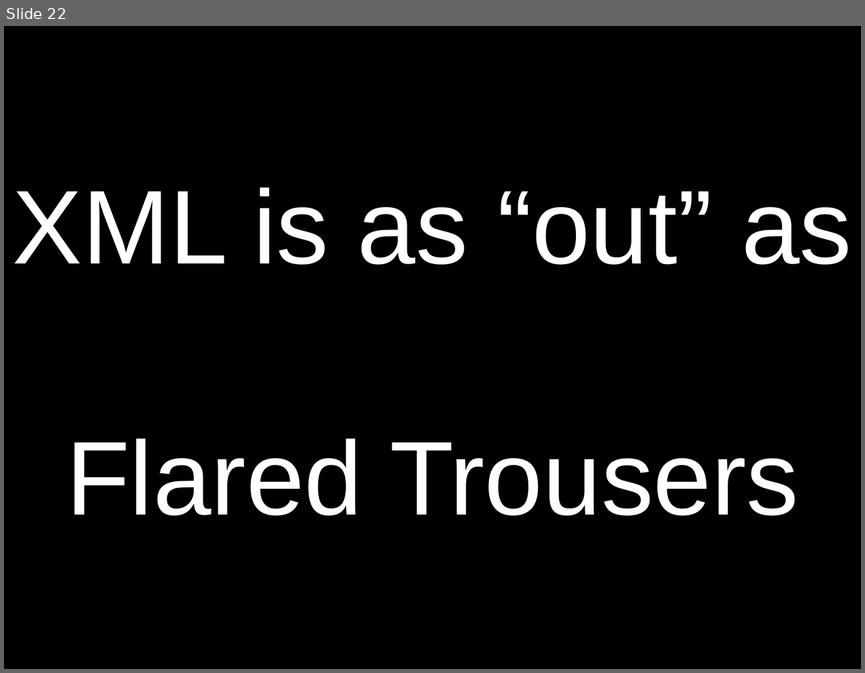
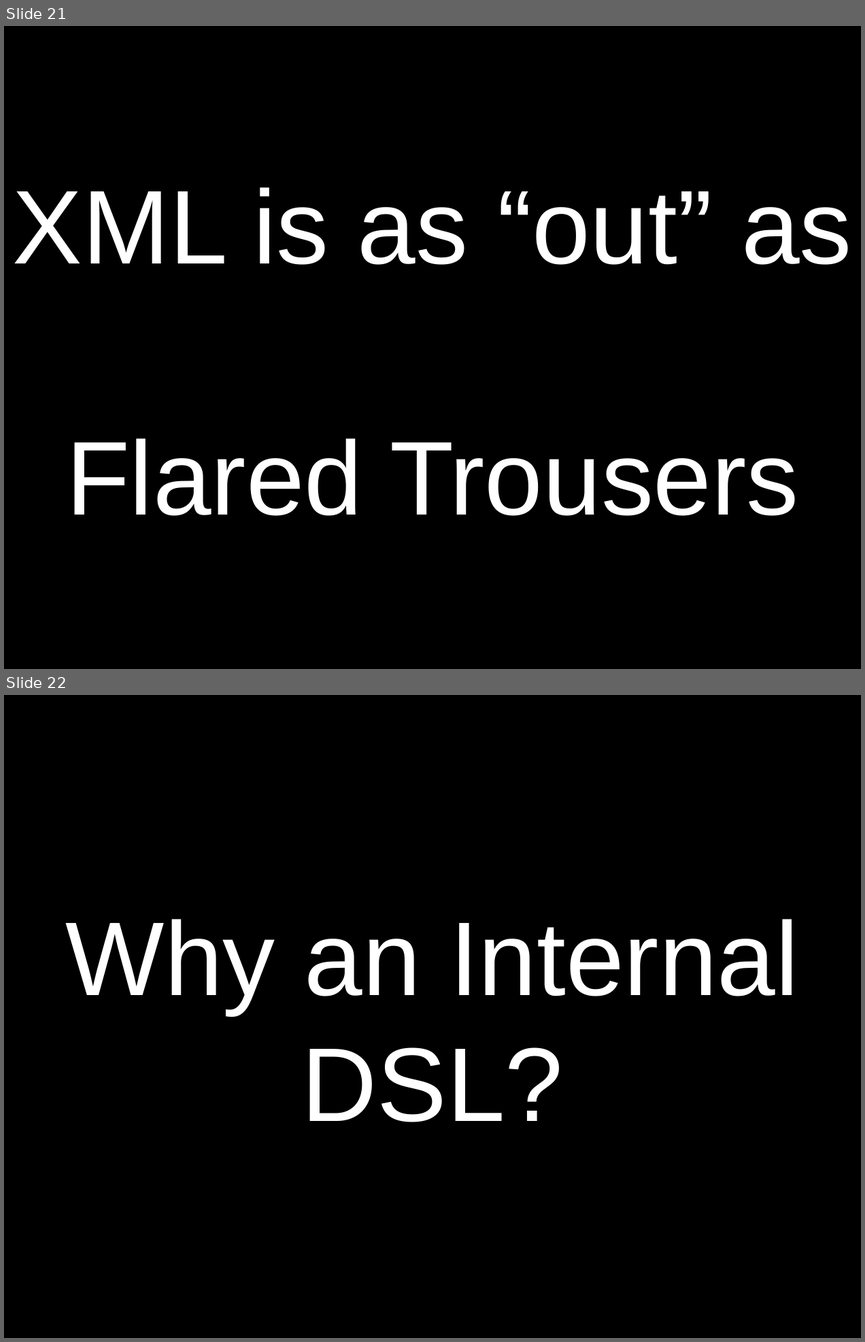
Before and after one commit to craignicol/scotaltdotnet, a slide deck: seattle/HORN Pres.ppt. Shown one above the other, each under a label of ours: slide 22 before the commit, slides 21 and 22 after it. The pictures are 865x673 and 865x1342 pixels, drawn with LibreOffice and Linux fonts; fonts in the diff are those of the drawing; grey boxes stand for pictures. Boxes give left, top, right and bottom in pixels: in the first picture for what was removed or moved away, otherwise in the second. Text is boxed around its words. In the diff, an @@ line names an element or a change of style, - is before the commit and + after.

Commit message:
Presentation update

```diff
--- a/seattle/HORN Pres.ppt
+++ b/seattle/HORN Pres.ppt
@@ slide 22 added at (4, 695, 861, 1338), background #FFFFFF @@
@@ picture added at (4, 695, 861, 781) @@
@@ title added at (4, 695, 861, 1338), fill #000000, 88 pt, text #FFFFFF @@
+Why an Internal DSL?
@@ picture added at (7, 1232, 861, 1338) @@
@@ what was slide 22 is now slide 21 @@
```
Also in this commit, not shown: 2 slides changed, 9 other slides added, 1 slide removed.
